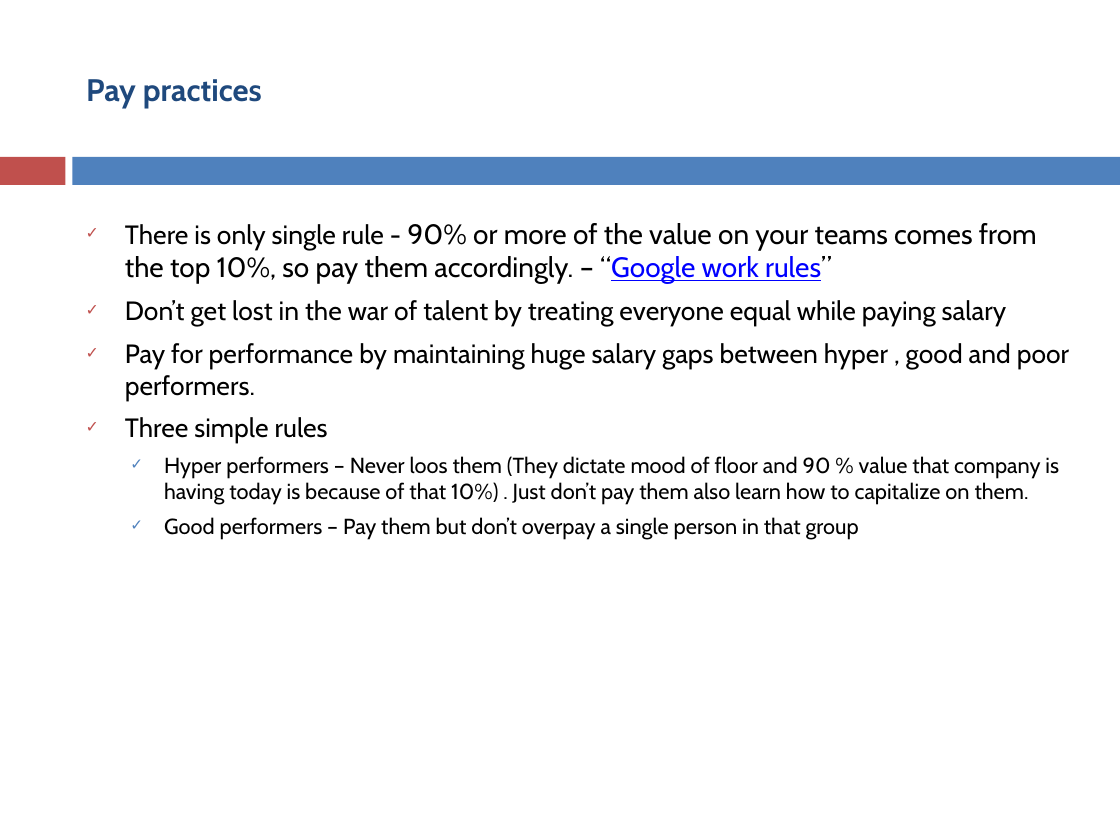
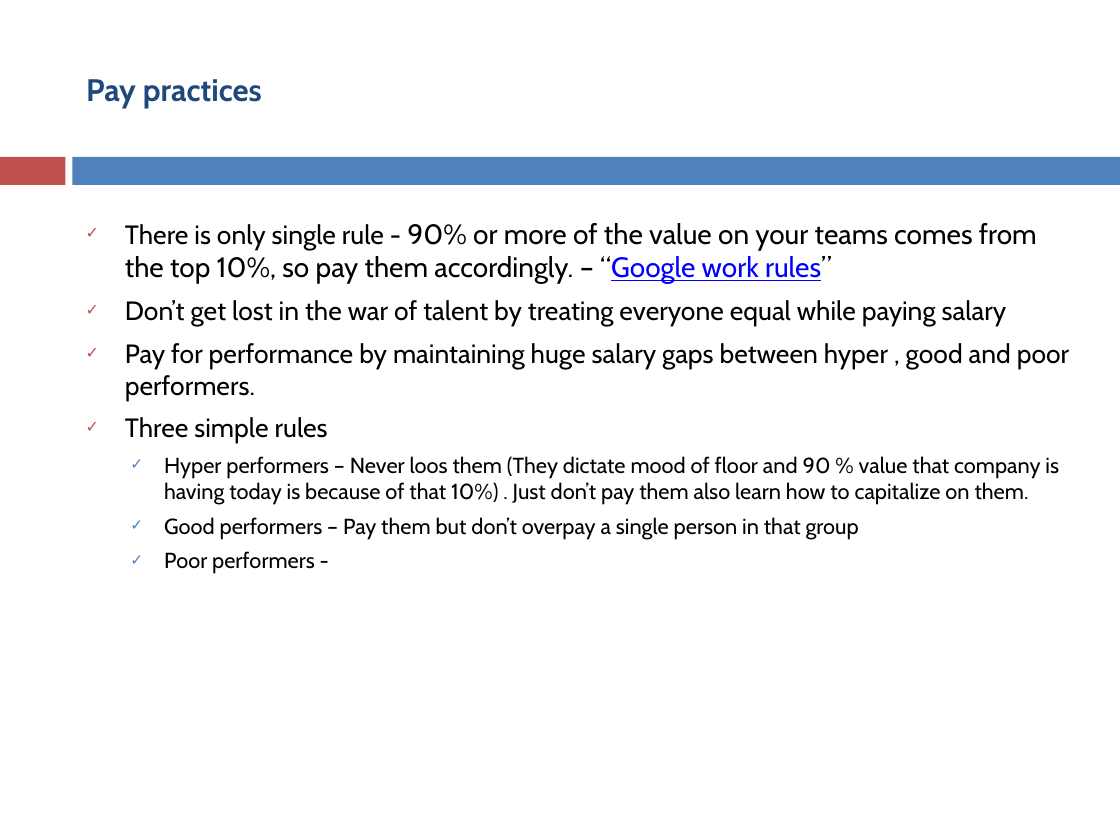
Before and after one commit to asakala/notes, a slide deck: slide 16 of Prokarma/Performance Appraisals.pptx (slide 15 before the commit). Drawn at 1120x840 pixels with LibreOffice and Linux fonts; fonts in the diff are those of the drawing. Boxes give left, top, right and bottom in pixels: in the first picture for what was removed or moved away, otherwise in the second. Text is boxed around its words. In the diff, an @@ line names an element or a change of style, - is before the commit and + after.

```diff
--- a/Prokarma/Performance Appraisals.pptx
+++ b/Prokarma/Performance Appraisals.pptx
@@ text at bbox=[164, 551, 315, 574]: paragraph added @@
+  ✓ Poor performers -
```
Also in this commit, not shown: 4 other slides changed, 4 other files.
